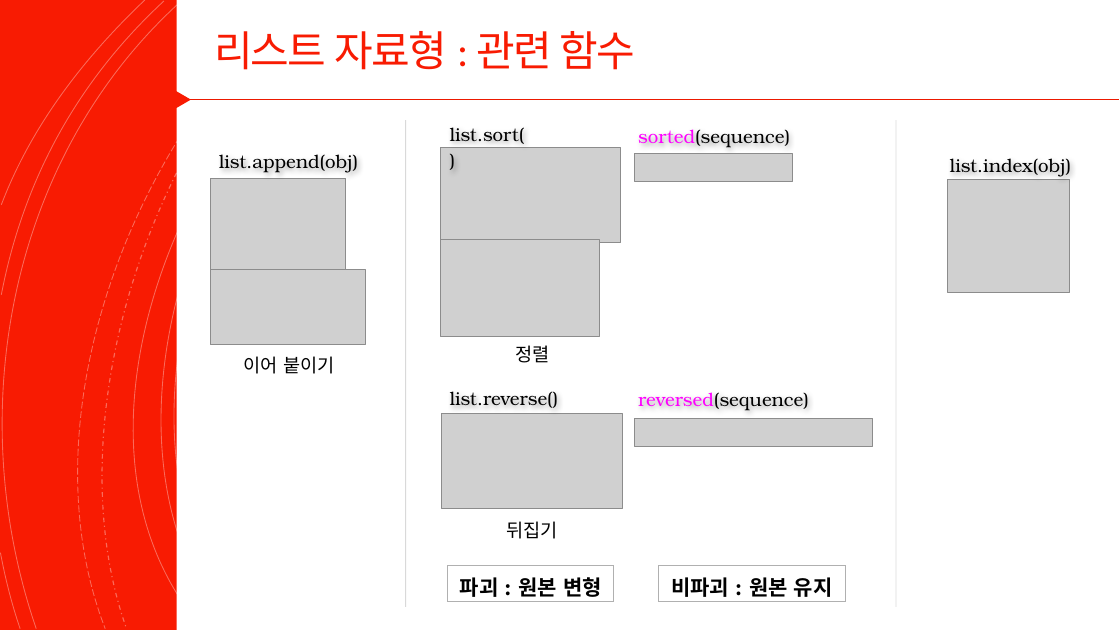
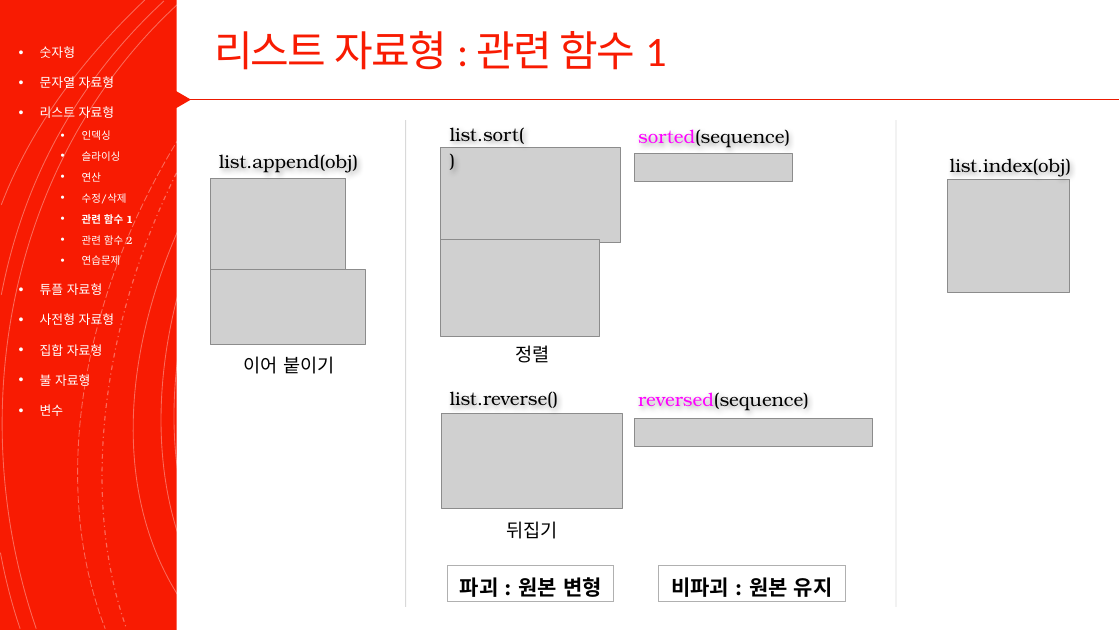
Before and after one commit to Valentine117/python_basic_class, a slide deck: slide 33 of 02장 자료형과 자료구조.pptx. Drawn at 1120x630 pixels with LibreOffice and Linux fonts; fonts in the diff are those of the drawing; grey boxes stand for pictures. Boxes give left, top, right and bottom in pixels: in the first picture for what was removed or moved away, otherwise in the second. Text is boxed around its words. In the diff, an @@ line names an element or a change of style, - is before the commit and + after.

Commit message:
리스트 완성

```diff
--- a/02장 자료형과 자료구조.pptx
+++ b/02장 자료형과 자료구조.pptx
@@ text added at box(40, 46, 133, 416), 11 pt, text #FFFFFF @@
+• 숫자형
+• 문자열 자료형
+• 리스트 자료형
+  • 인덱싱
+  • 슬라이싱
+  • 연산
+  • 수정/삭제
+  • 관련 함수 1
+  • 관련 함수 2
+  • 연습문제
+• 튜플 자료형
+• 사전형 자료형
+• 집합 자료형
+• 불 자료형
+• 변수
@@ title at box(214, 31, 666, 70): text changed @@
-리스트 자료형 : 관련 함수
+리스트 자료형 : 관련 함수 1
```
Also in this commit, not shown: 6 other slides changed, 2 slides added.
